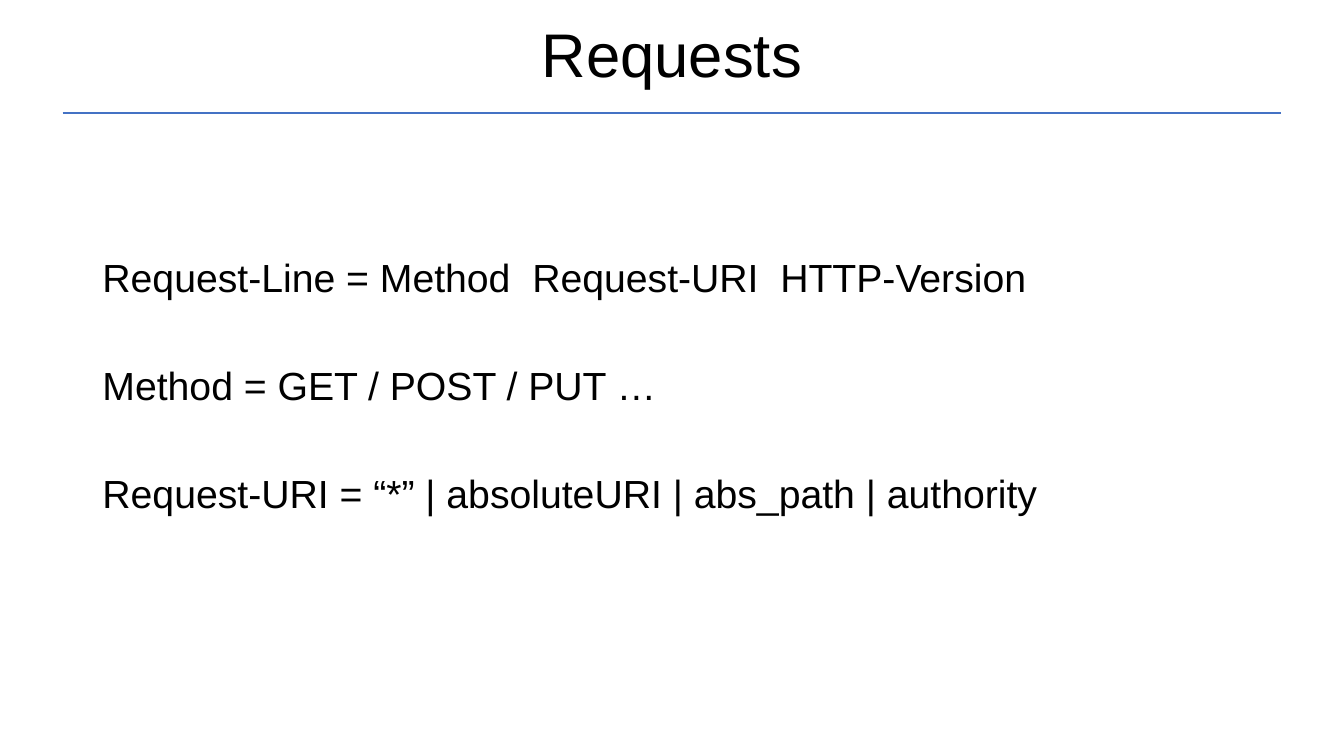
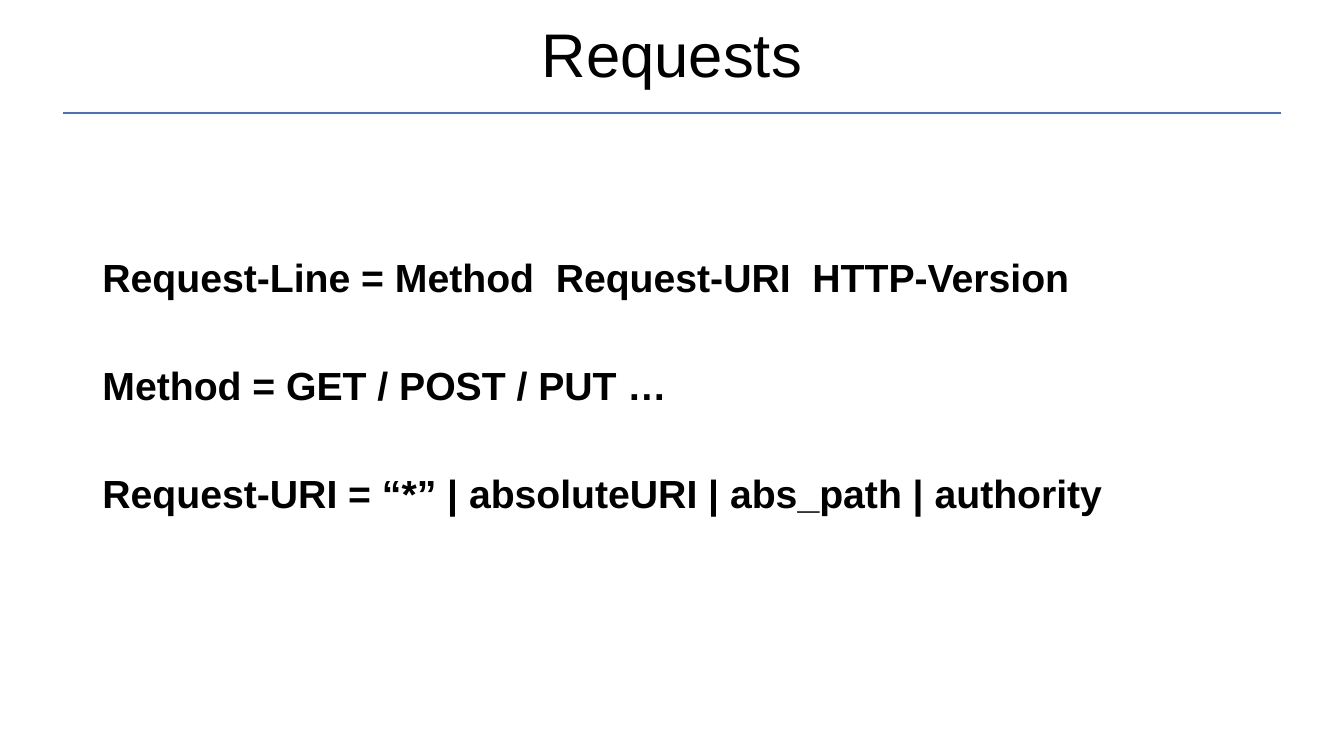
Before and after one commit to Garnik94/Levelup_presentations, a slide deck: slide 8 of Http/Http_presentation.pptx. Drawn at 1344x756 pixels with LibreOffice and Linux fonts; fonts in the diff are those of the drawing. Boxes give left, top, right and bottom in pixels: in the first picture for what was removed or moved away, otherwise in the second. Text is boxed around its words. In the diff, an @@ line names an element or a change of style, - is before the commit and + after.

```diff
--- a/Http/Http_presentation.pptx
+++ b/Http/Http_presentation.pptx
@@ text "Request-Line = Method Request-URI HTTP-Version" at bbox=[102, 263, 1102, 516]: bold on @@
```
Also in this commit, not shown: 6 other slides changed, 5 slides added, 1 other file.
